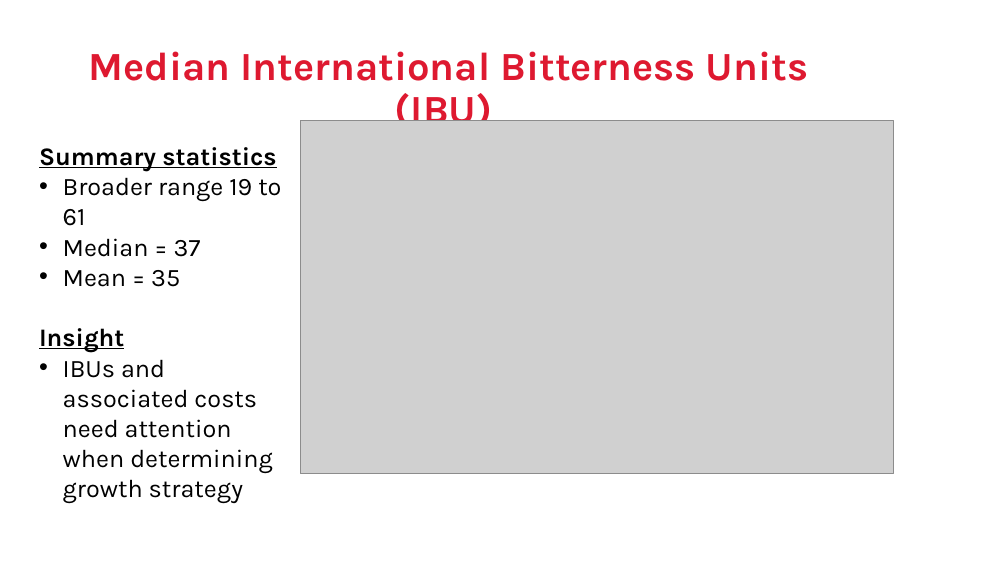
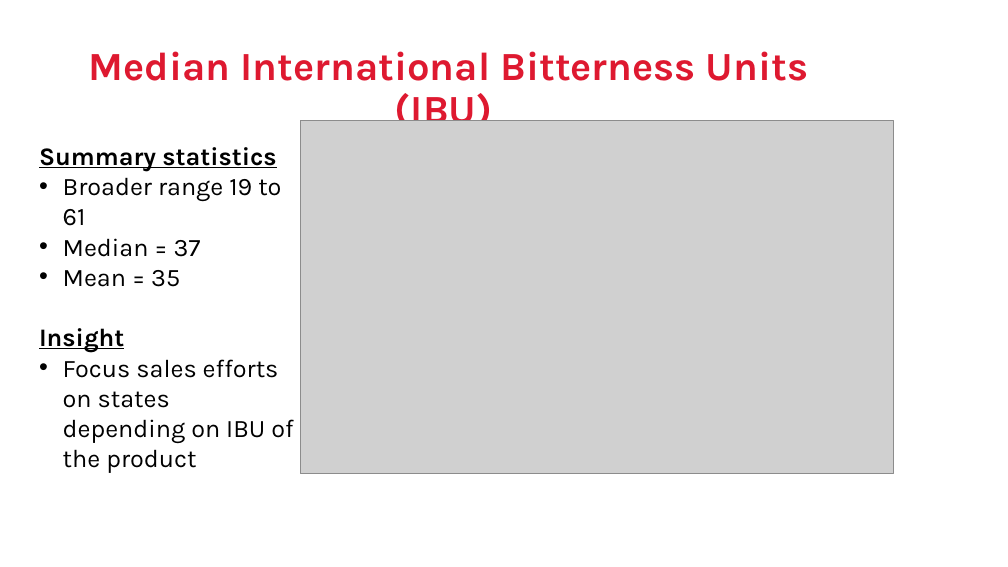
Before and after one commit to jeffnreed/DDS_Project1, a slide deck: slide 5 of DDS Project1 - Reed_Miller.pptx. Drawn at 1008x567 pixels with LibreOffice and Linux fonts; fonts in the diff are those of the drawing; grey boxes stand for pictures; background and template pictures are left out. Boxes give left, top, right and bottom in pixels: in the first picture for what was removed or moved away, otherwise in the second. Text is boxed around its words. In the diff, an @@ line names an element or a change of style, - is before the commit and + after.

```diff
--- a/DDS Project1 - Reed_Miller.pptx
+++ b/DDS Project1 - Reed_Miller.pptx
@@ text at bbox=[63, 359, 293, 473]: text changed @@
-• IBUs and associated costs need attention when determining growth strategy
+• Focus sales efforts on states depending on IBU of the product
```
Also in this commit, not shown: 2 other slides changed.
